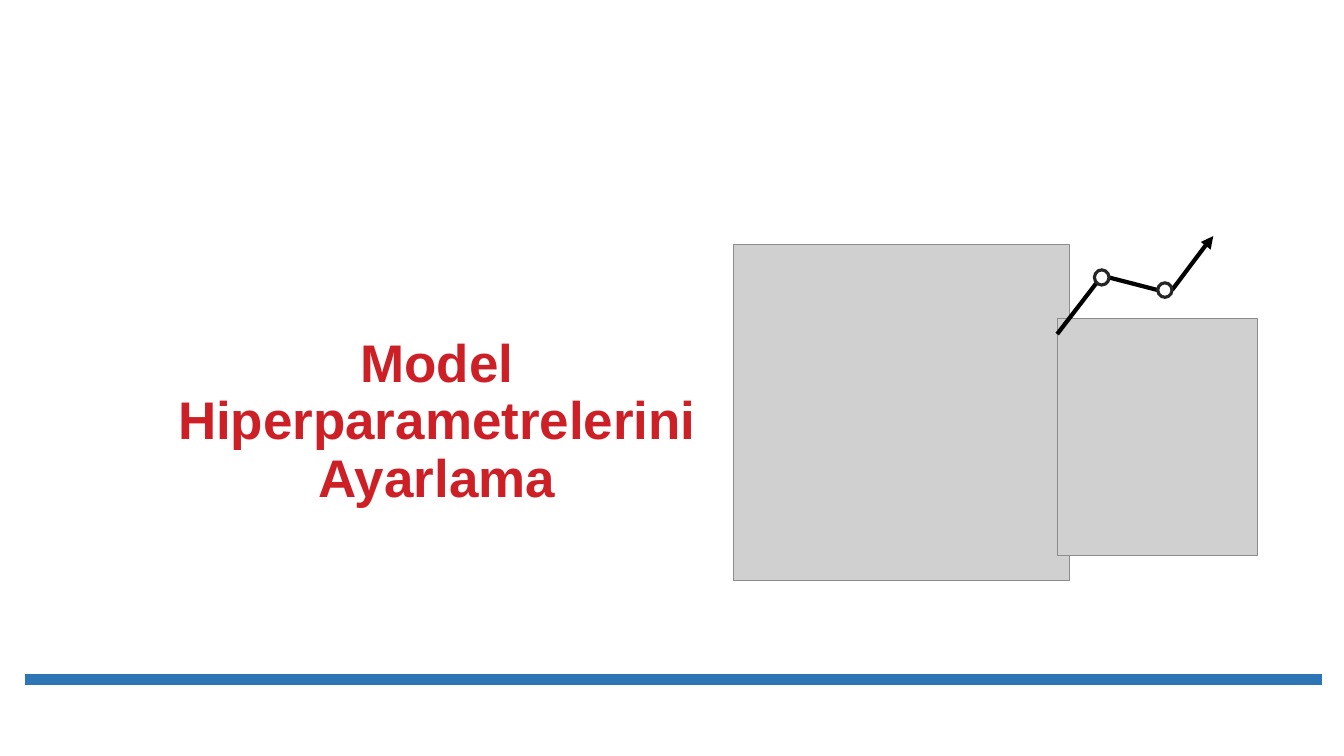
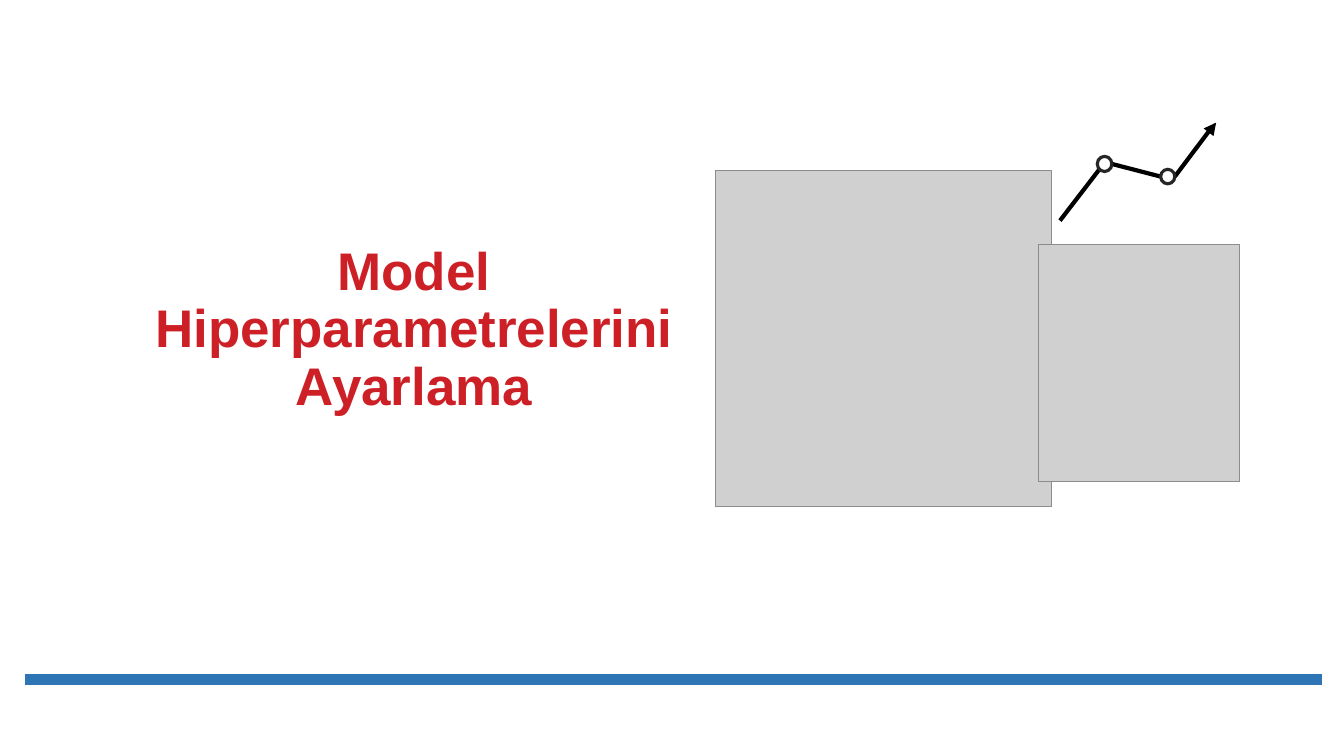
Before and after one commit to veribilimiokulu/bogazici-compec-python-ml, a slide deck: slide 1 of sunumlar/05_Model_Tuning_Hiperparametreleri_Ayarlama.pptx. Drawn at 1344x756 pixels with LibreOffice and Linux fonts; fonts in the diff are those of the drawing; grey boxes stand for pictures. Boxes give left, top, right and bottom in pixels: in the first picture for what was removed or moved away, otherwise in the second. Text is boxed around its words. In the diff, an @@ line names an element or a change of style, - is before the commit and + after.

```diff
--- a/sunumlar/05_Model_Tuning_Hiperparametreleri_Ayarlama.pptx
+++ b/sunumlar/05_Model_Tuning_Hiperparametreleri_Ayarlama.pptx
@@ picture: place and size @@
-picture at <box>734,245,1070,581</box>
+picture at <box>716,171,1052,507</box>
@@ 3 lines, 1 ellipse, 1 triangle: place and size @@
-3 lines, 1 ellipse, 1 triangle at <box>1058,232,1218,334</box>
+3 lines, 1 ellipse, 1 triangle at <box>1061,119,1221,221</box>
@@ ellipse: place and size @@
-ellipse at <box>1158,283,1173,297</box>
+ellipse at <box>1160,169,1175,184</box>
@@ title "Model Hiperparametrelerini Ayarlama": place and size @@
-title "Model Hiperparametrelerini Ayarlama" at <box>178,343,695,507</box>
+title "Model Hiperparametrelerini Ayarlama" at <box>155,251,672,415</box>
@@ picture: place and size @@
-picture at <box>1058,319,1258,556</box>
+picture at <box>1040,245,1240,482</box>
```
Also in this commit, not shown: 5 other slides changed, 3 slides added, 1 slide removed, 8 other files.
